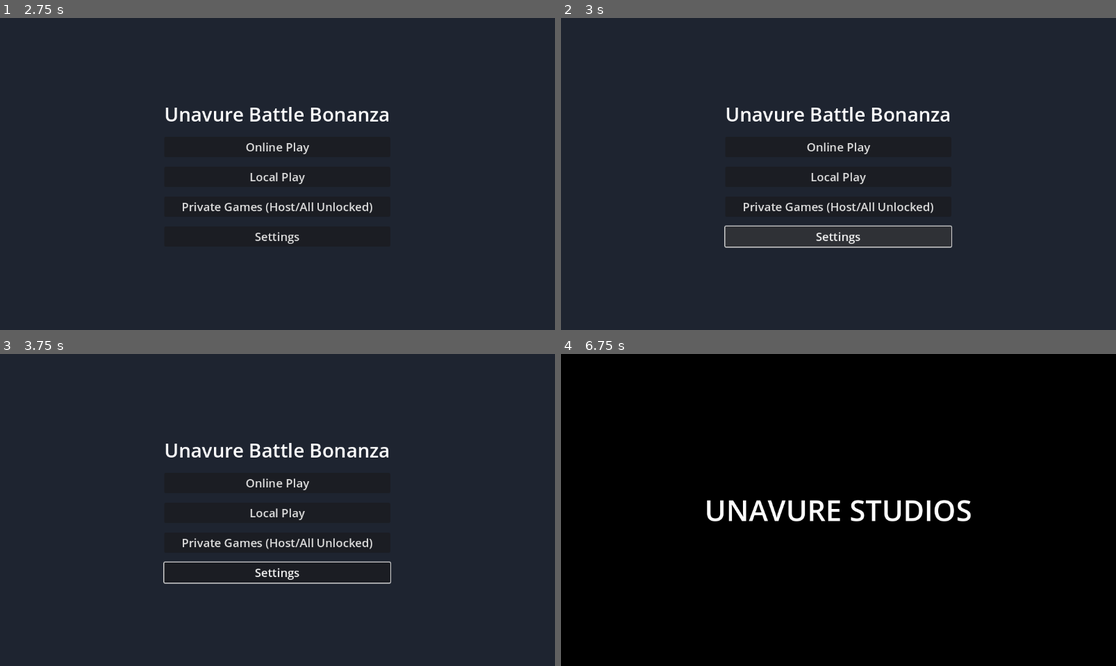
Above: before the commit, frames 1-4 (two rows, left to right).
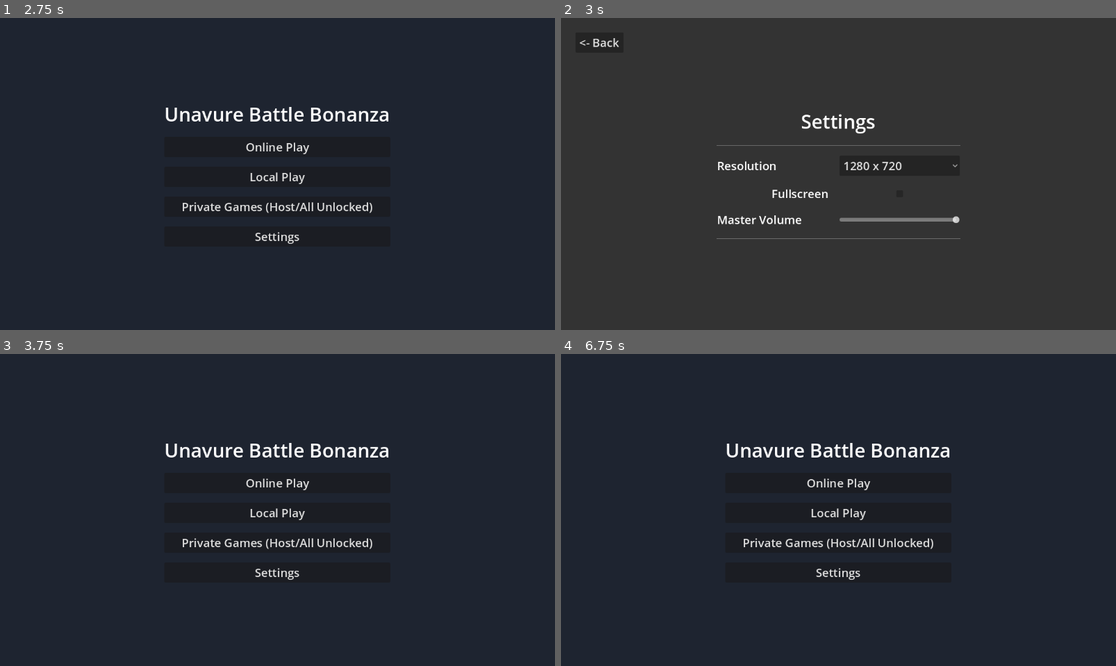
Above: after the commit, the same moments.

Repository: geoffbradford96/UBB_v4
Game: Godot game, scene res://Scenes/BootScreen.tscn
The game is run twice, just before and just after one commit, with the same random seed, the same clock (stepped at 60 frames per second) and the same inputs.
Inputs (mouse positions are in pixels of both pictures, inside the frame that each line leads up to):
- Up to frame 1 (2.75 s): tap Enter at 0.5, 2 s; move the mouse to (399, 158) at 0.52 s; hold Right (ui_right) 0.53-1.25 s; click (399, 158) at 0.67 s; tap Space at 1.25 s; drag from (166, 189) to (249, 236) at 1.27 s; move the mouse to (333, 105) at 2.02 s; hold Right (ui_right) from 2.03 s (still down)
- Up to frame 2 (3 s): release Right (ui_right) at 2.75 s; click "Settings" at 2.75 s
- Up to frame 3 (3.75 s): click (38, 378) at 3.5 s, where only the run after the commit has a clickable "<- Back"
- Up to frame 4 (6.75 s): click "Local Play" at 4.25 s; click "Settings" at 5 s; click "<- Back" at 5.75 s; click (599, 378) at 6.5 s, where only the run before the commit has a clickable "<- Back"

Frame 1 is identical in both runs. In frame 2, 3.4% of the frame differs, in the area x 3-72%, y 6-74%; in frame 3, 0.4%; in frame 4, 100%, in the area x 0-100%, y 0-100%.

Commit message:
Fix Main Menu settings button stub and adjust Settings back button routing

Diff:
--- a/Scripts/MainMenu.gd
+++ b/Scripts/MainMenu.gd
@@ -14,4 +14,4 @@
 	get_tree().change_scene_to_file("res://Scenes/MultiplayerMenu.tscn")
 
 func _on_settings_pressed():
-	print("Opening Settings...")
+	get_tree().change_scene_to_file("res://Scenes/SettingsMenu.tscn")
--- a/Scripts/SettingsMenu.gd
+++ b/Scripts/SettingsMenu.gd
@@ -59,4 +59,4 @@
 	AudioServer.set_bus_mute(0, value <= 0.01)
 
 func _on_back_pressed():
-	get_tree().change_scene_to_file("res://Scenes/ModeHub.tscn")
+	get_tree().change_scene_to_file("res://Scenes/MainMenu.tscn")
Not shown, added: fix_mainmenu.py
